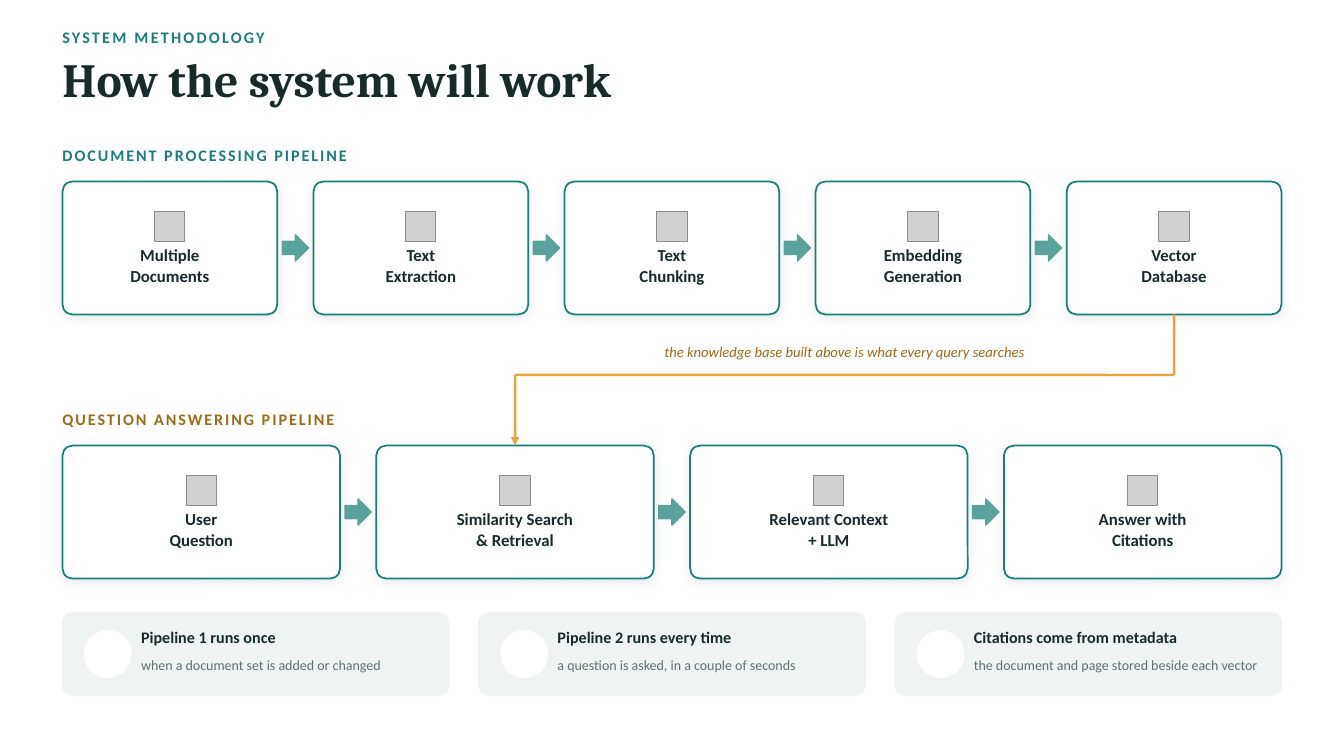
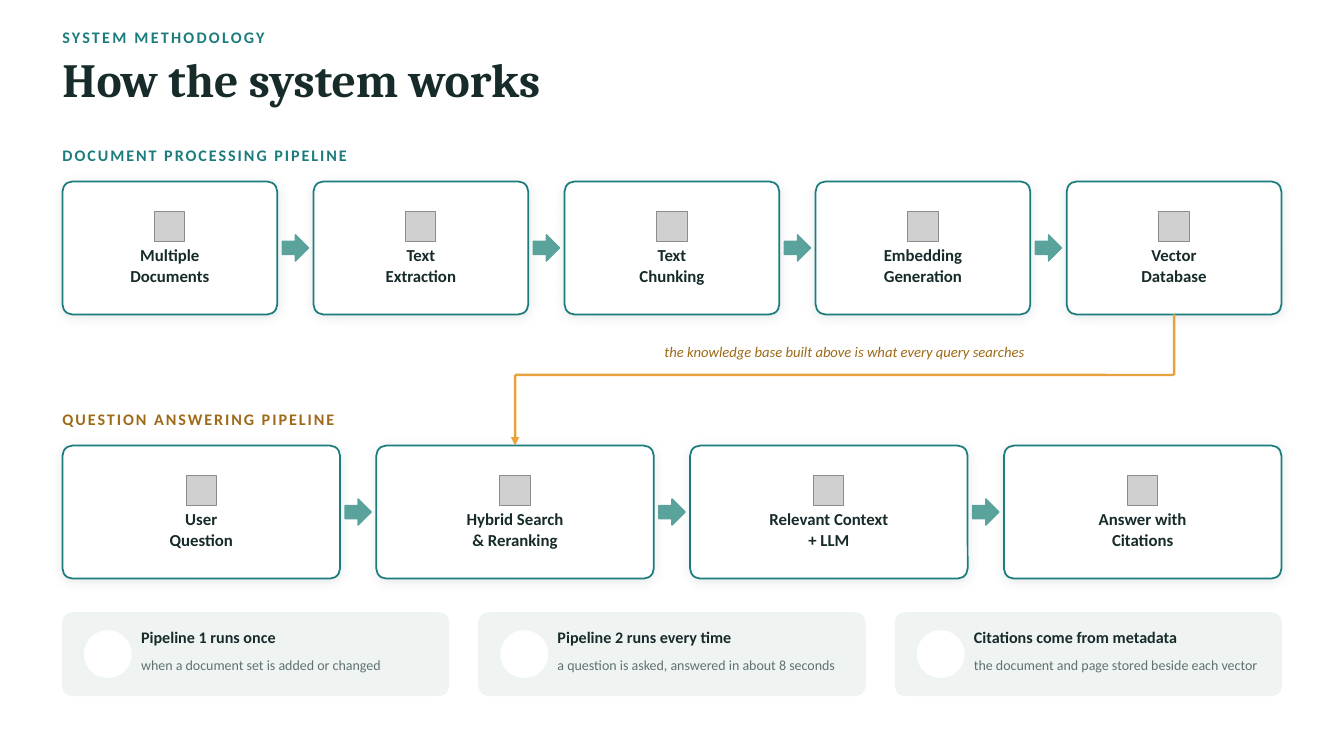
Before and after one commit to Roshan-w/Rag_AI, a slide deck: slide 5 of frontend/public/Multi-Document-RAG-with-Citations.pptx. Drawn at 1344x756 pixels with LibreOffice and Linux fonts; fonts in the diff are those of the drawing; grey boxes stand for pictures; background and template pictures are left out. Boxes give left, top, right and bottom in pixels: in the first picture for what was removed or moved away, otherwise in the second. Text is boxed around its words. In the diff, an @@ line names an element or a change of style, - is before the commit and + after.

```diff
--- a/frontend/public/Multi-Document-RAG-with-Citations.pptx
+++ b/frontend/public/Multi-Document-RAG-with-Citations.pptx
@@ text at (x1=62, y1=64, x2=541, y2=108): text changed @@
-How the system will work
+How the system works
@@ text at (x1=467, y1=513, x2=563, y2=549): text changed @@
-Similarity Search
-& Retrieval
+Hybrid Search
+& Reranking
@@ text at (x1=557, y1=660, x2=835, y2=672): text changed @@
-a question is asked, in a couple of seconds
+a question is asked, answered in about 8 seconds
```
Also in this commit, not shown: 5 other slides changed, 1 slide added, 13 other files.
